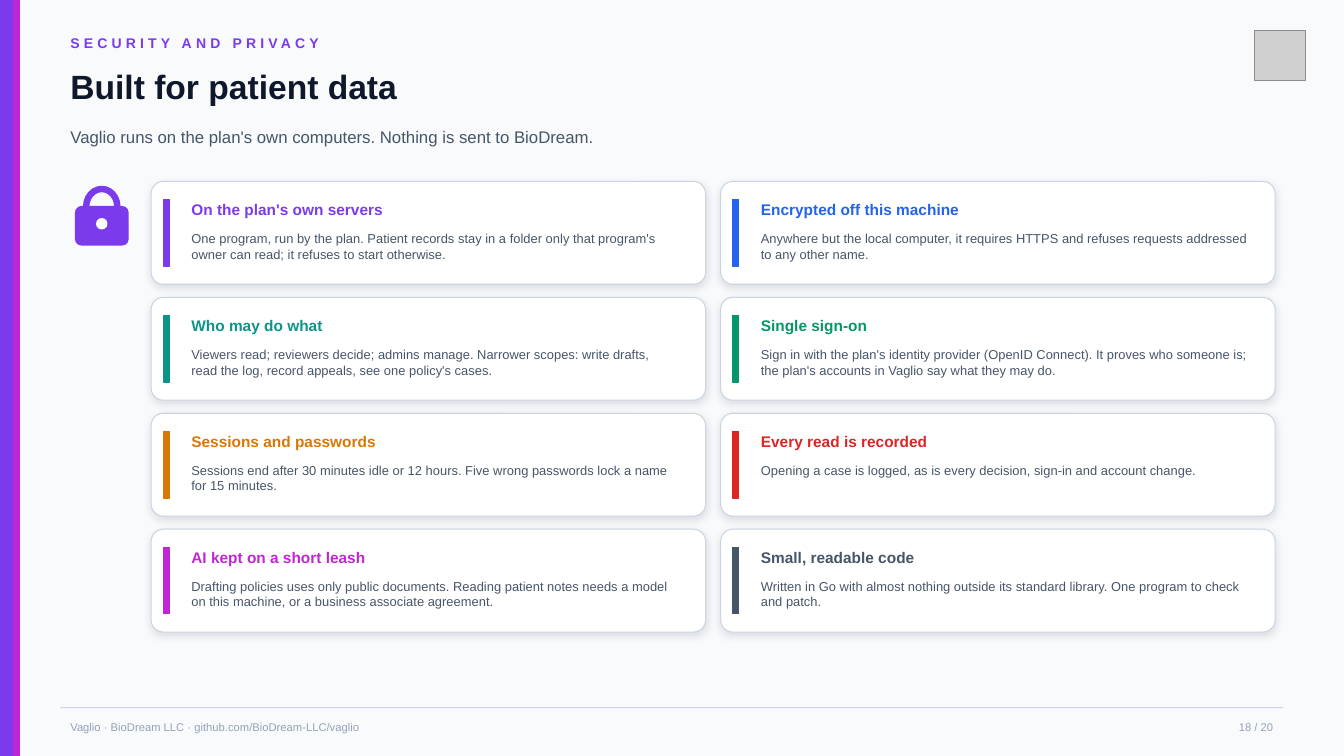
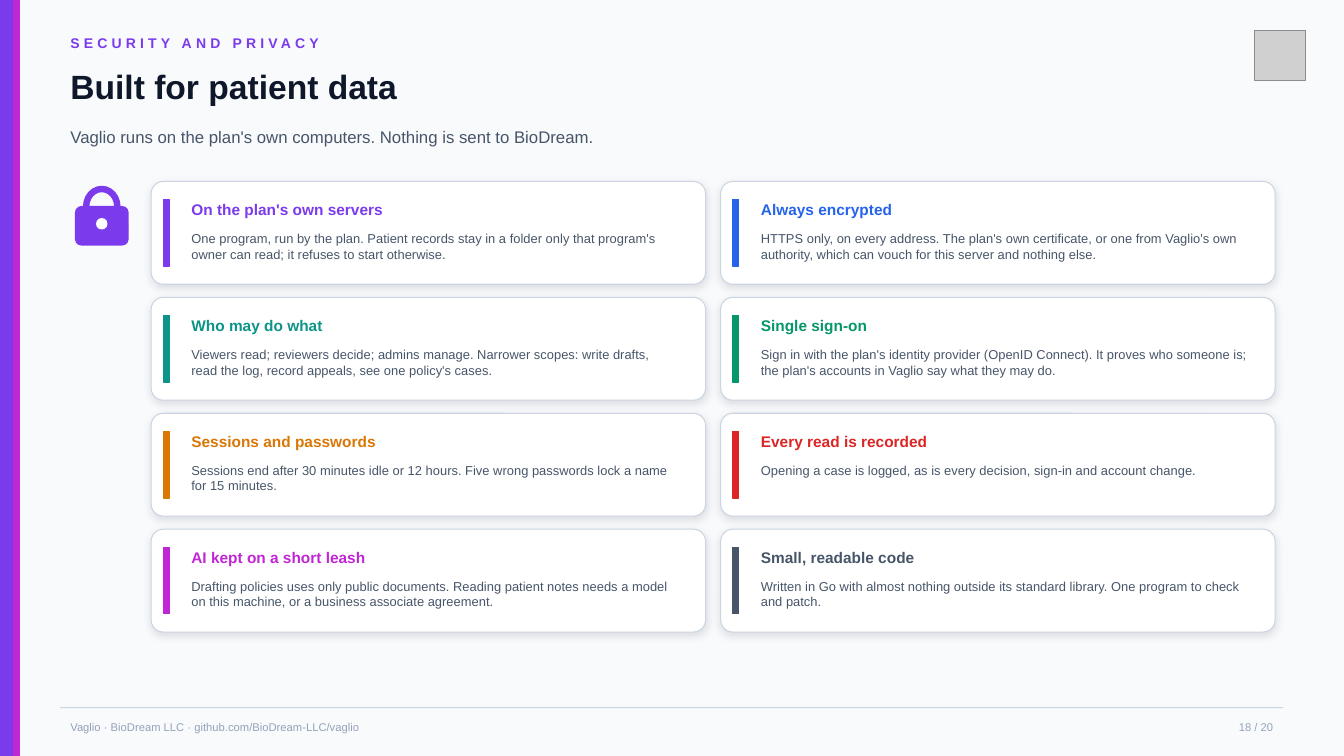
Before and after one commit to BioDream-LLC/vaglio, a slide deck: slide 18 of docs/Vaglio-overview.pptx. Drawn at 1344x756 pixels with LibreOffice and Linux fonts; fonts in the diff are those of the drawing; grey boxes stand for pictures. Boxes give left, top, right and bottom in pixels: in the first picture for what was removed or moved away, otherwise in the second. Text is boxed around its words. In the diff, an @@ line names an element or a change of style, - is before the commit and + after.

Commit message:
HTTPS only, with Vaglio's own name-constrained certificate authority by default; a console rebuilt in the Perfuse style

```diff
--- a/docs/Vaglio-overview.pptx
+++ b/docs/Vaglio-overview.pptx
@@ text at bbox=[761, 204, 892, 219]: text changed @@
-Encrypted off this machine
+Always encrypted
@@ text at bbox=[761, 233, 1237, 261]: text changed @@
-Anywhere but the local computer, it requires HTTPS and refuses requests addressed to any other name.
+HTTPS only, on every address. The plan's own certificate, or one from Vaglio's own authority, which can vouch for this server and nothing else.
```
Also in this commit, not shown: 1 other slide changed, 34 other files.
